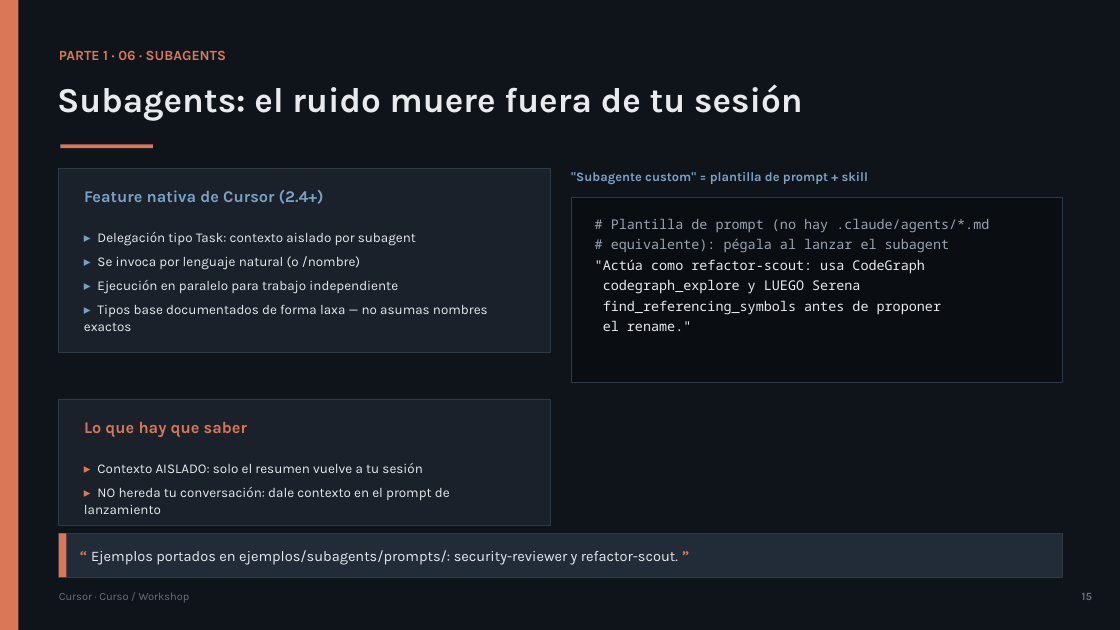
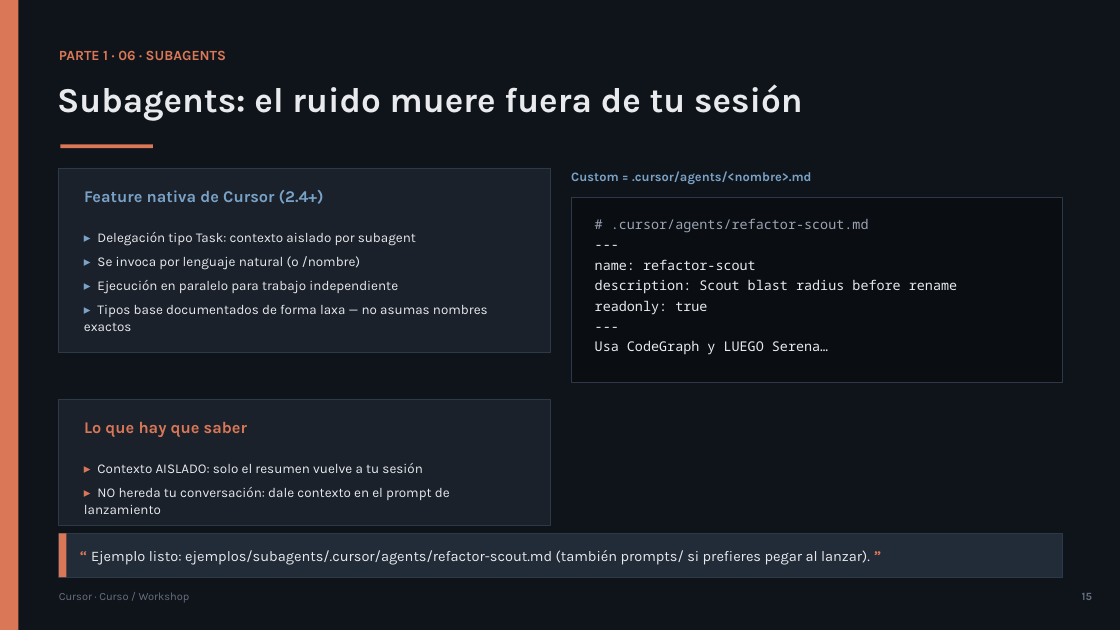
Before and after one commit to olonok69/cursor_code_ml_engineer, a slide deck: slide 15 of presentacion/Cursor_Presentacion.pptx. Drawn at 1120x630 pixels with LibreOffice and Linux fonts; fonts in the diff are those of the drawing. Boxes give left, top, right and bottom in pixels: in the first picture for what was removed or moved away, otherwise in the second. Text is boxed around its words. In the diff, an @@ line names an element or a change of style, - is before the commit and + after.

Commit message:
cursor review

```diff
--- a/presentacion/Cursor_Presentacion.pptx
+++ b/presentacion/Cursor_Presentacion.pptx
@@ text at (x1=571, y1=171, x2=811, y2=184): text changed @@
-"Subagente custom" = plantilla de prompt + skill
+Custom = .cursor/agents/<nombre>.md
@@ text at (x1=595, y1=219, x2=957, y2=355): text changed @@
-# Plantilla de prompt (no hay .claude/agents/*.md
-# equivalente): pégala al lanzar el subagent
-"Actúa como refactor-scout: usa CodeGraph
-codegraph_explore y LUEGO Serena
-find_referencing_symbols antes de proponer
-el rename."
+# .cursor/agents/refactor-scout.md
+---
+name: refactor-scout
+description: Scout blast radius before rename
+readonly: true
+---
+Usa CodeGraph y LUEGO Serena…
@@ text at (x1=91, y1=550, x2=870, y2=565): text changed @@
-“ Ejemplos portados en ejemplos/subagents/prompts/: security-reviewer y refactor-scout. ”
+“ Ejemplo listo: ejemplos/subagents/.cursor/agents/refactor-scout.md (también prompts/ si prefieres pegar al lanzar). ”
```
Also in this commit, not shown: 10 other slides changed, 14 other files.
